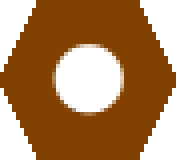
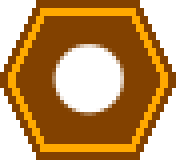
Revision of a layered (176, 160) image; what changed, layer by layer:
showed "Edge copy" over [8, 8, 168, 152]
painted on "brown.png" over [72, 108, 104, 112]
